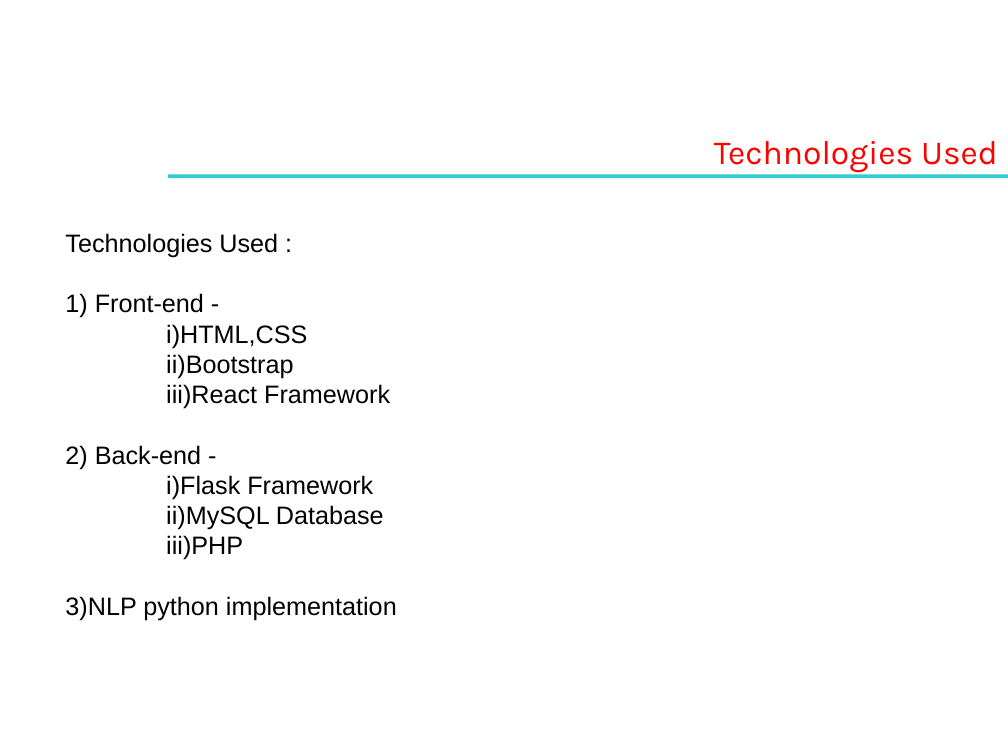
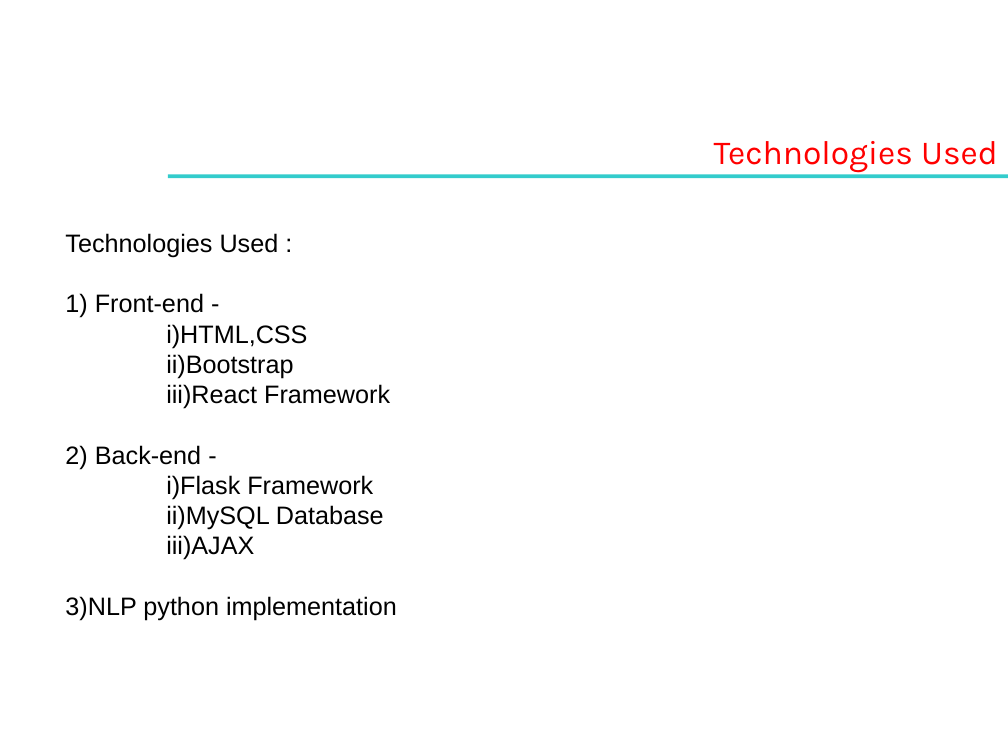
Before and after one commit to rananth99/Automatic-Answer-Evaluation-Website, a slide deck: slide 3 of WT-II Lab Project Template.pptx. Drawn at 1008x756 pixels with LibreOffice and Linux fonts; fonts in the diff are those of the drawing; background and template pictures are left out. Boxes give left, top, right and bottom in pixels: in the first picture for what was removed or moved away, otherwise in the second. Text is boxed around its words. In the diff, an @@ line names an element or a change of style, - is before the commit and + after.

```diff
--- a/WT-II Lab Project Template.pptx
+++ b/WT-II Lab Project Template.pptx
@@ text at bbox=[166, 535, 254, 560]: text changed @@
-iii)PHP
+iii)AJAX
```
Also in this commit, not shown: 3 other slides changed, 19 other files.
